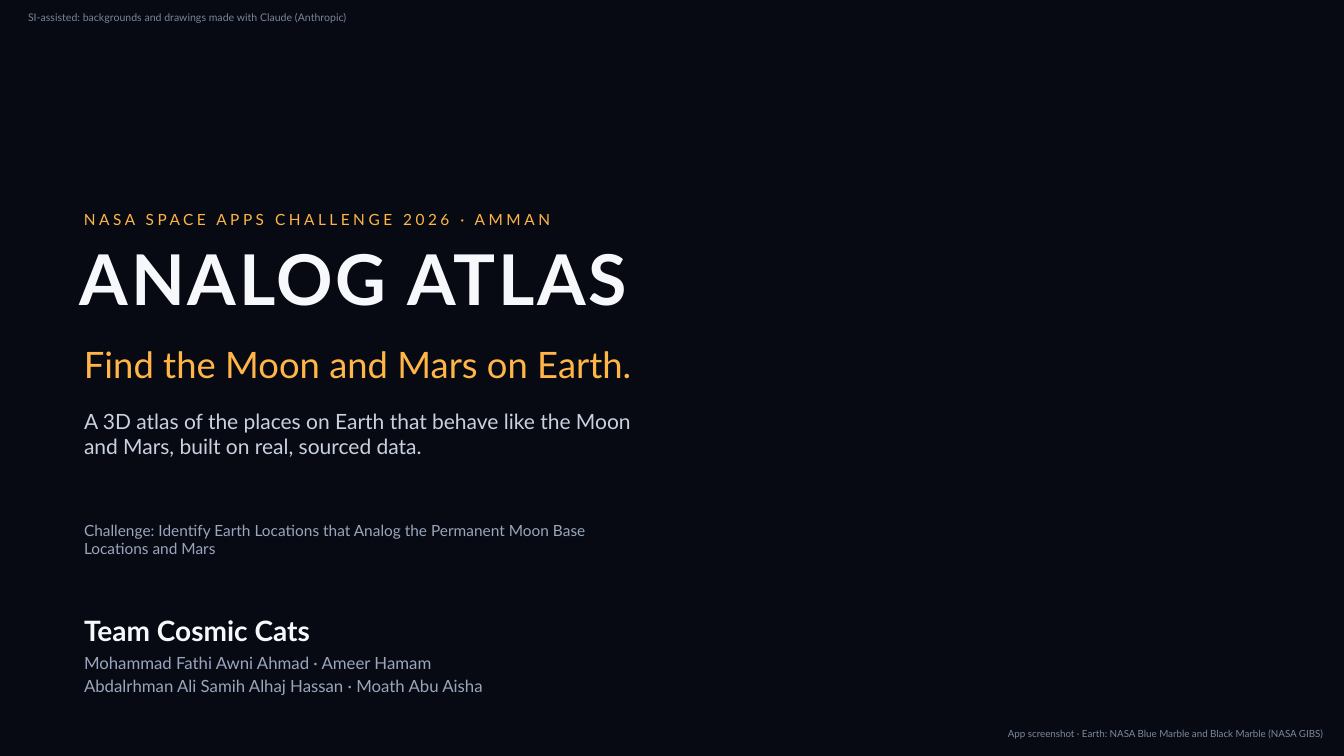
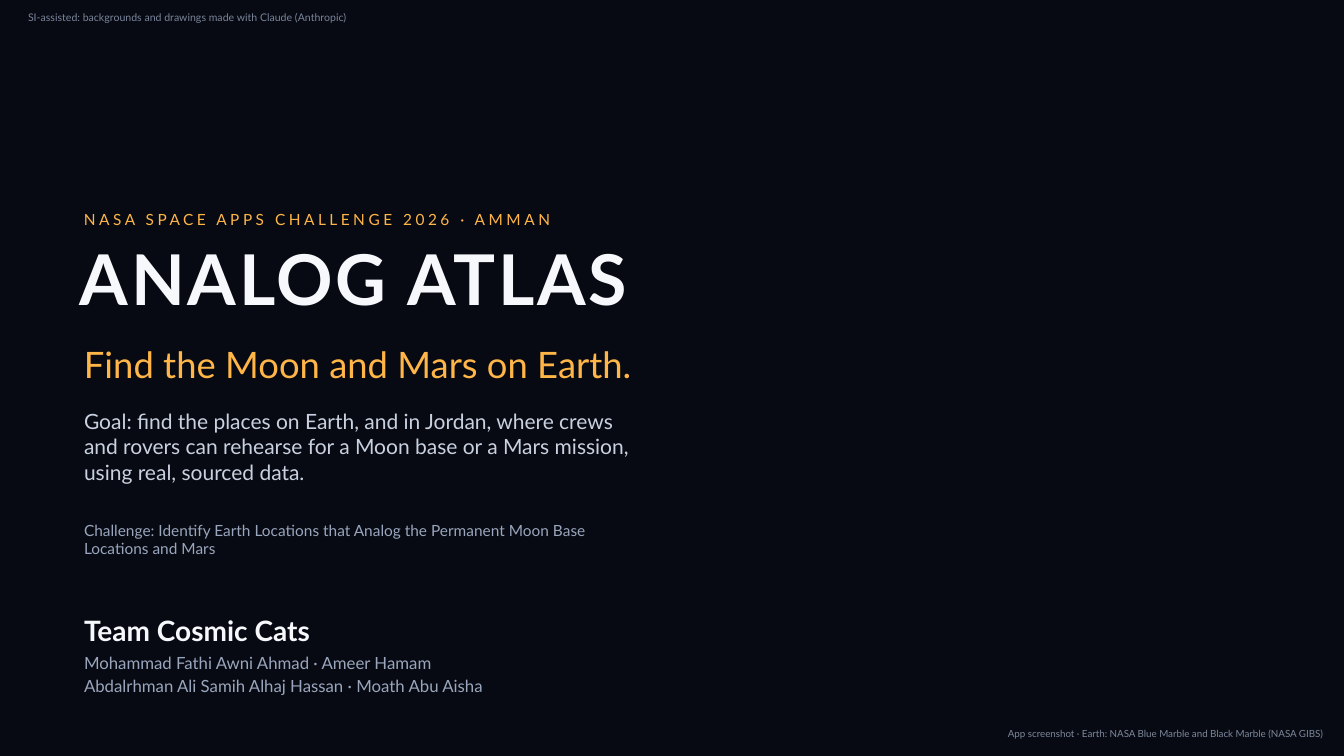
Before and after one commit to itsak7m/analog-atlas, a slide deck: slide 1 of pitch/AnalogAtlas_CosmicCats.pptx. Drawn at 1344x756 pixels with LibreOffice and Linux fonts; fonts in the diff are those of the drawing; background and template pictures are left out. Boxes give left, top, right and bottom in pixels: in the first picture for what was removed or moved away, otherwise in the second. Text is boxed around its words. In the diff, an @@ line names an element or a change of style, - is before the commit and + after.

```diff
--- a/pitch/AnalogAtlas_CosmicCats.pptx
+++ b/pitch/AnalogAtlas_CosmicCats.pptx
@@ text at box(84, 413, 629, 484): text changed @@
-A 3D atlas of the places on Earth that behave like the Moon and Mars, built on real, sourced data.
+Goal: find the places on Earth, and in Jordan, where crews and rovers can rehearse for a Moon base or a Mars mission, using real, sourced data.
```
Also in this commit, not shown: 5 other slides changed, 1 slide removed, 1 other file.
